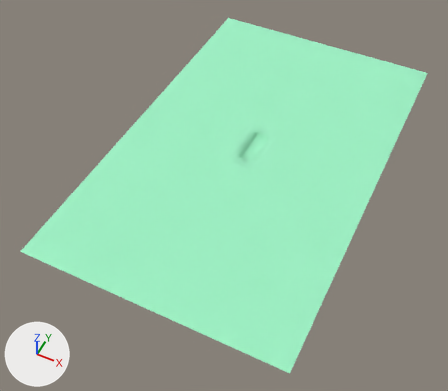
Before and after pictures for a commit that changed the OBJ model EscapeRoom/Assets/Level Design/GroundPlane.obj.
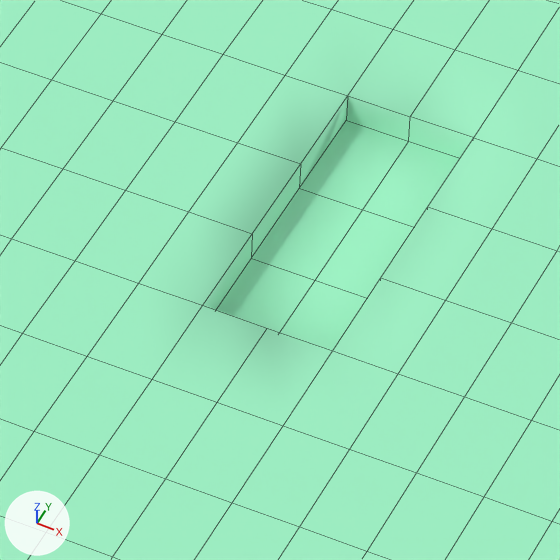
Each version appears first whole from a 50 mm lens placed at (1952.0, -9151.0, 9883.0), pointed at (-2289.0, -671.0, -718.0), and next in a close-up on the part from 48% to 63% of the width and 31% to 48% of the height. Lighting does not change. The marker at lower left points along +X, +Y and +Z. The close-ups show mesh edges as thin lines. Where no turn or scale is listed for an object, it has been applied to the vertices.
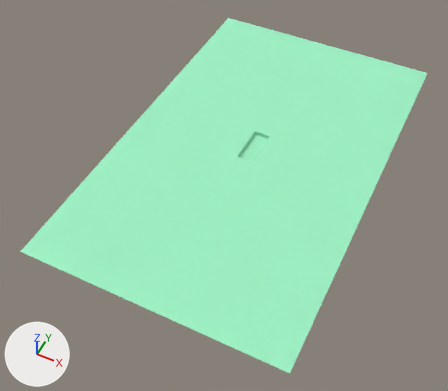
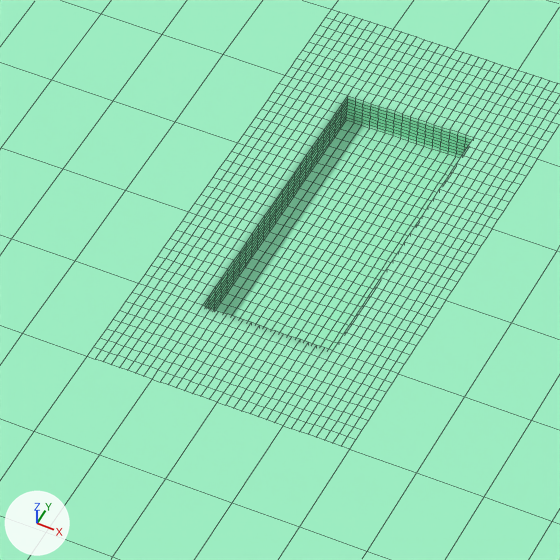
Changed parts and their boxes [x1, y1, x2, y2] in the close-ups (560 x 560 px):
part 1 of me_plane031, added (green): after [23, 0, 560, 527]

The change in detail:
me_plane031 is used by ob_plane031; location (0.0, 0.0, 0.0).
me_plane031 had 971 vertices, 910 faces and spanned x -4938.0..810.0, y -4369.0..4921.0, z -96.0..-4.0.
me_plane031 now has 2924 vertices, 2800 faces and spans x -4938.0..810.0, y -4369.0..4921.0, z -96.0..-4.0.
me_plane031 part 1: 1953 vertices added at x -2447.0..-1681.0, y -344.0..1205.0, z -96.0..-4.0.
